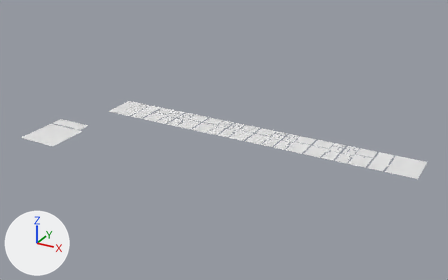
One commit to the OBJ model 02_graph_analysis/assets/TheNarkomfinHouse-02.obj: the scene before it, then after it.
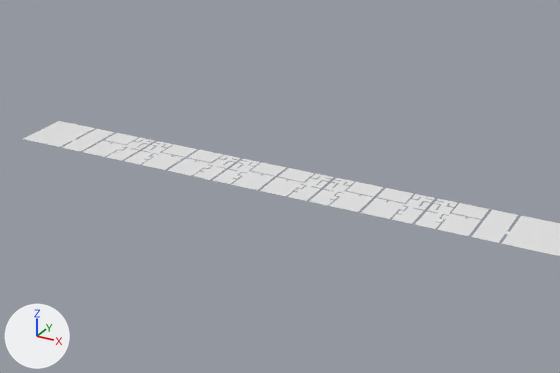
There are two pictures of each version: one whole from a 50 mm camera at (190.0, -38.1, 57.5) aimed at (132.0, 67.3, 4.8), one close up on the part from 21% to 93% of the width and 11% to 88% of the height. Arrows for +X, +Y and +Z are at lower left; the lights stay in place. The older version's two pictures come first. Where no turn or scale is listed for an object, it has been applied to the vertices.

The first close-up shows 'TheNarkomfinHouse-02'.
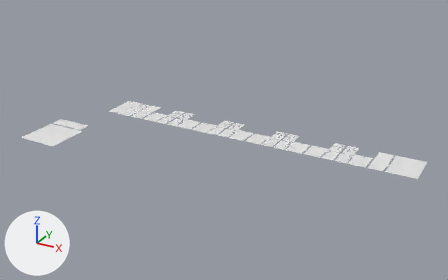
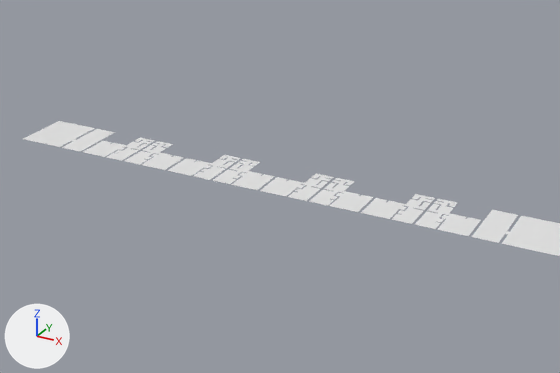
Edits to the bpy script that builds the scene:
```text
Change me_thenarkomfinhouse_02:
    used by ob_thenarkomfinhouse_02; location = (0.0, 0.0, 0.0)
    remove me_thenarkomfinhouse_02.from_pydata(...)  # 428 vertices, 19 faces; spans x 90.2..171.4, y 50.3..81.0, z 3.0
    add me_thenarkomfinhouse_02.from_pydata(...)  # 396 vertices, 11 faces; spans x 90.2..171.4, y 50.3..81.0, z 3.0
    me_thenarkomfinhouse_02 part 1: 8 loose pieces with 32 vertices, spanning x 107.1..161.1, y 77.7..81.0, z 3.0, are deleted
```

Boxes (x1, y1, x2, y2) around the edits, measured in the close-ups (560 x 373 px):
part 1 of me_thenarkomfinhouse_02, deleted
    before: (105, 133, 489, 219)
